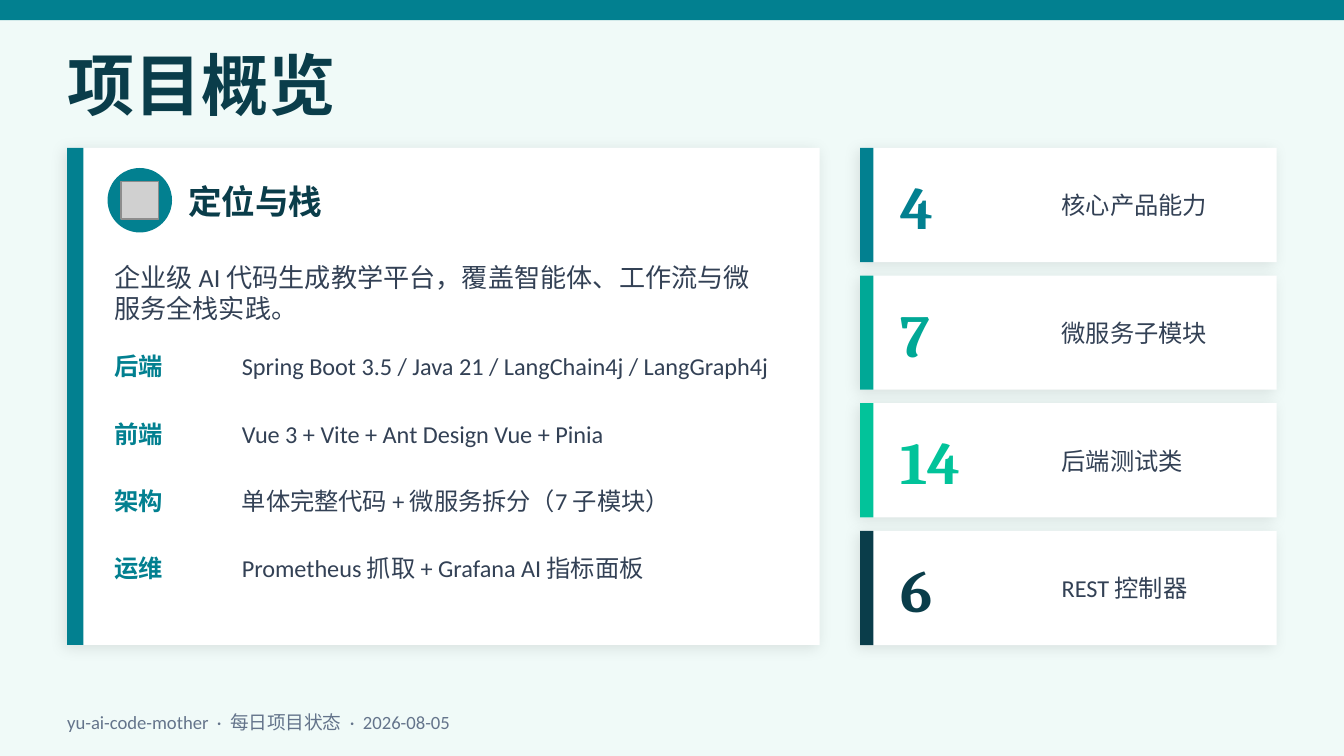
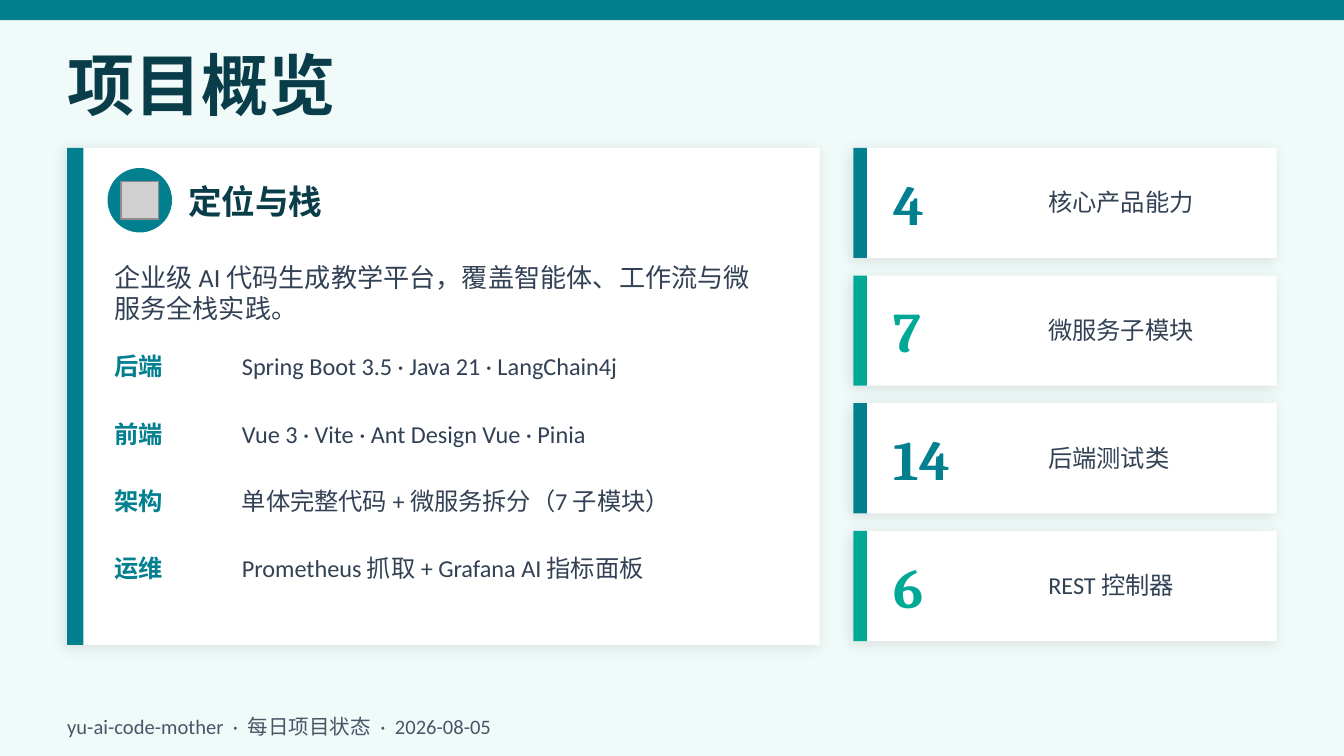
Before and after one commit to liyupi/yu-ai-code-mother, a slide deck: slide 2 of docs/reports/project-status-2026-08-05.pptx. Drawn at 1344x756 pixels with LibreOffice and Linux fonts; fonts in the diff are those of the drawing; grey boxes stand for pictures. Boxes give left, top, right and bottom in pixels: in the first picture for what was removed or moved away, otherwise in the second. Text is boxed around its words. In the diff, an @@ line names an element or a change of style, - is before the commit and + after.

```diff
--- a/docs/reports/project-status-2026-08-05.pptx
+++ b/docs/reports/project-status-2026-08-05.pptx
@@ rectangle: place and size @@
-rectangle at bbox=[860, 148, 1277, 262]
+rectangle at bbox=[853, 148, 1277, 258]
@@ rectangle: place and size @@
-rectangle at bbox=[860, 148, 874, 262]
+rectangle at bbox=[853, 148, 867, 258]
@@ text "4" at bbox=[894, 187, 925, 225]: size 32 to 30 pt @@
@@ text "核心产品能力": place and size @@
-text "核心产品能力" at bbox=[1062, 193, 1207, 216]
+text "核心产品能力" at bbox=[1048, 190, 1193, 213]
@@ rectangle: place and size @@
-rectangle at bbox=[860, 276, 1277, 390]
+rectangle at bbox=[853, 276, 1277, 386]
@@ rectangle: place and size @@
-rectangle at bbox=[860, 276, 874, 390]
+rectangle at bbox=[853, 276, 867, 386]
@@ text "7" at bbox=[894, 314, 922, 353]: size 32 to 30 pt @@
@@ text "微服务子模块": place and size @@
-text "微服务子模块" at bbox=[1062, 321, 1207, 344]
+text "微服务子模块" at bbox=[1048, 318, 1193, 341]
@@ text at bbox=[242, 358, 617, 379]: text changed @@
-Spring Boot 3.5 / Java 21 / LangChain4j / LangGraph4j
+Spring Boot 3.5 · Java 21 · LangChain4j
@@ rectangle: place and size @@
-rectangle at bbox=[860, 403, 1277, 517]
+rectangle at bbox=[853, 403, 1277, 513]
@@ rectangle: place and size @@
-rectangle at bbox=[860, 403, 874, 517]
+rectangle at bbox=[853, 403, 867, 513]
@@ rectangle at bbox=[853, 403, 867, 513]: fill #02C39A to #028090 @@
@@ text "14" at bbox=[894, 442, 951, 480]: size 32 to 30 pt, text colour #02C39A to #028090 @@
@@ text at bbox=[242, 426, 585, 447]: text changed @@
-Vue 3 + Vite + Ant Design Vue + Pinia
+Vue 3 · Vite · Ant Design Vue · Pinia
@@ text "后端测试类": place and size @@
-text "后端测试类" at bbox=[1062, 449, 1183, 472]
+text "后端测试类" at bbox=[1048, 446, 1169, 469]
@@ rectangle: place and size @@
-rectangle at bbox=[860, 531, 1277, 645]
+rectangle at bbox=[853, 531, 1277, 641]
@@ rectangle: place and size @@
-rectangle at bbox=[860, 531, 874, 645]
+rectangle at bbox=[853, 531, 867, 641]
@@ rectangle at bbox=[853, 531, 867, 641]: fill #0A3D4A to #00A896 @@
@@ text "6" at bbox=[894, 570, 924, 609]: size 32 to 30 pt, text colour #0A3D4A to #00A896 @@
@@ text "REST 控制器": place and size @@
-text "REST 控制器" at bbox=[1062, 576, 1188, 599]
+text "REST 控制器" at bbox=[1048, 573, 1174, 596]
@@ text "yu-ai-code-mother · 每日项目状态 · 2026-08-05" at bbox=[67, 716, 491, 738]: size 10 to 11 pt, text colour #64748B to #475569 @@
```
Also in this commit, not shown: 9 other slides changed.
